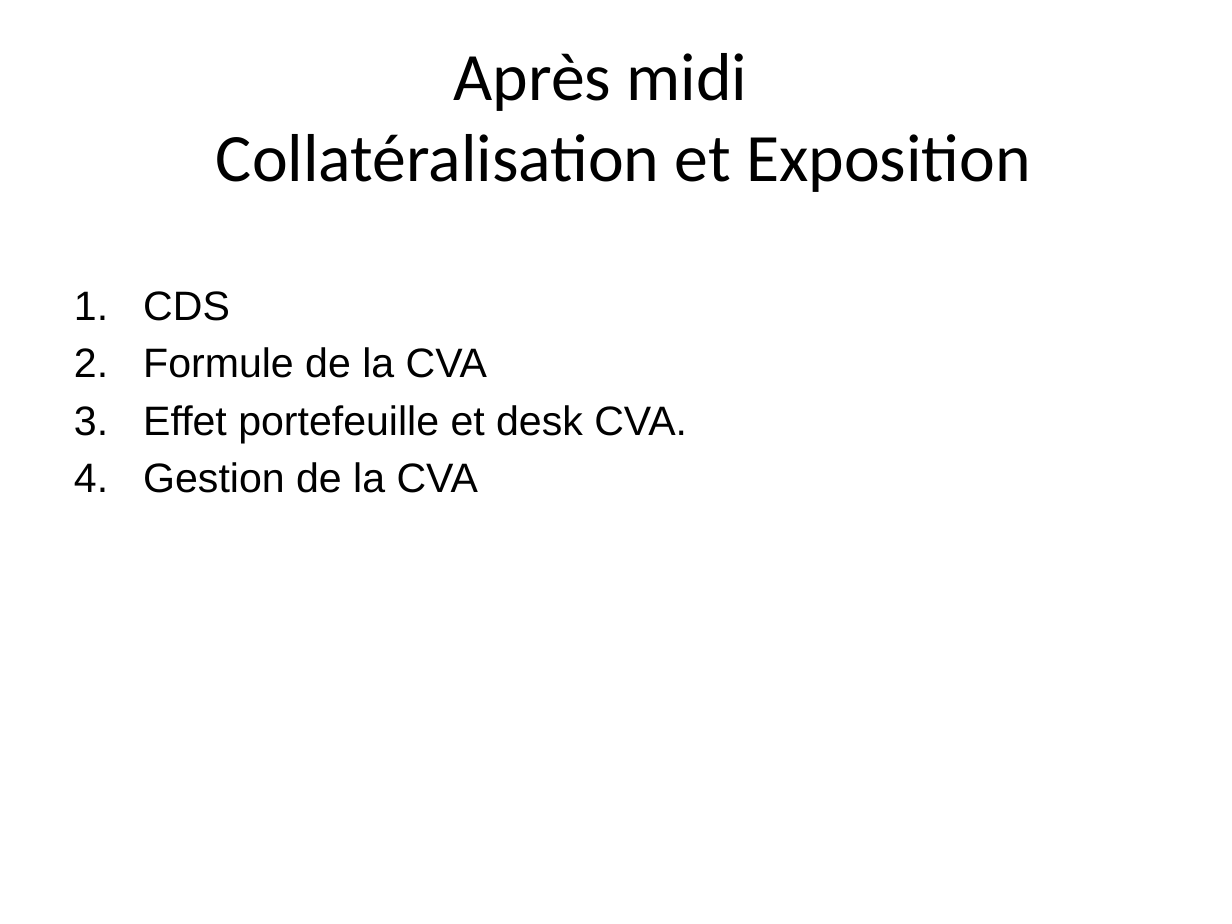
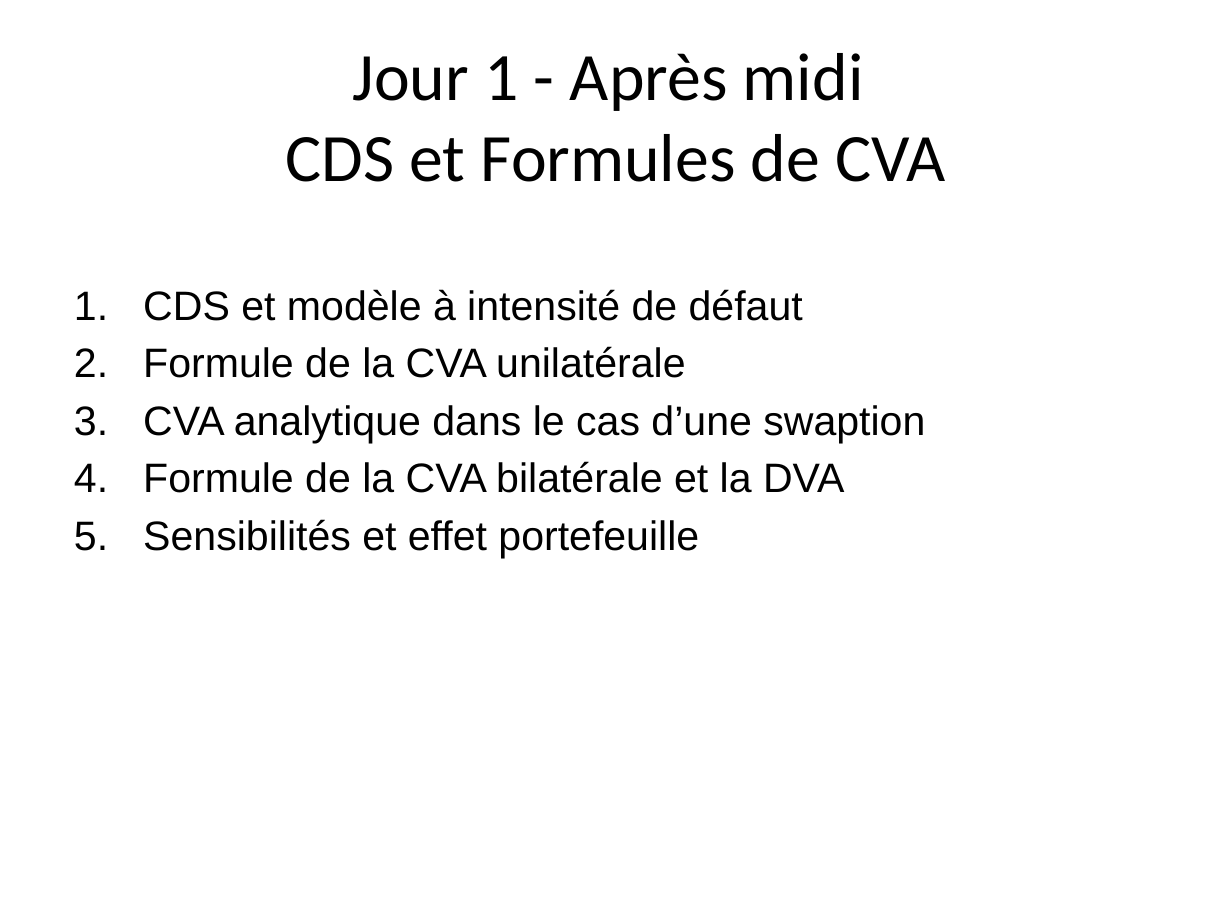
Before and after one commit to rguillemot/Formation_Finance, a slide deck: slide 3 of CVA/CVA.pptx. Drawn at 1232x924 pixels with LibreOffice and Linux fonts; fonts in the diff are those of the drawing. Boxes give left, top, right and bottom in pixels: in the first picture for what was removed or moved away, otherwise in the second. Text is boxed around its words. In the diff, an @@ line names an element or a change of style, - is before the commit and + after.

Commit message:
CVA

```diff
--- a/CVA/CVA.pptx
+++ b/CVA/CVA.pptx
@@ title at (285,53,947,182): text changed @@
-Après midi
-Collatéralisation et Exposition
+Jour 1 - Après midi
+CDS et Formules de CVA
@@ text at (143,289,925,558): text changed @@
-1. CDS
-2. Formule de la CVA
-3. Effet portefeuille et desk CVA.
-4. Gestion de la CVA
+1. CDS et modèle à intensité de défaut
+2. Formule de la CVA unilatérale
+3. CVA analytique dans le cas d’une swaption
+4. Formule de la CVA bilatérale et la DVA
+5. Sensibilités et effet portefeuille
```
Also in this commit, not shown: 4 other slides changed, 5 slides added, 1 slide removed.
